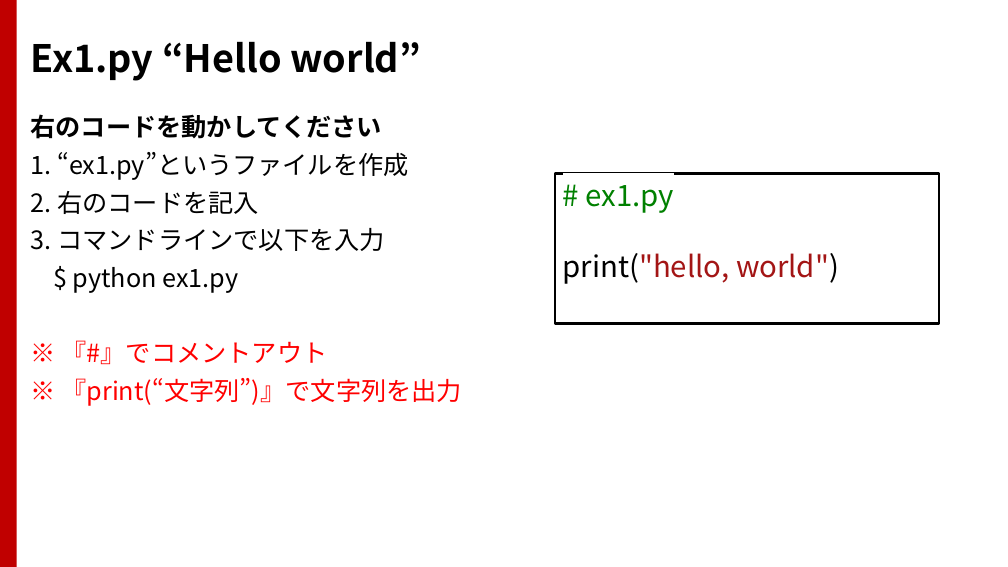
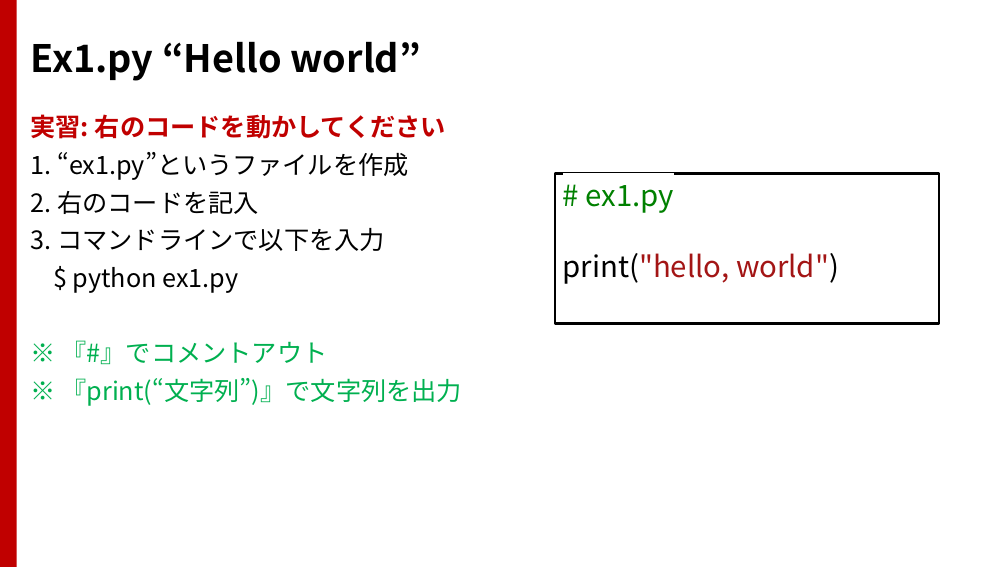
Before and after one commit to TakashiIjiri/TakashiIjiri.github.io, a slide deck: slide 10 of classes/dm2017/DigitalMedia2_13.pptx. Drawn at 1008x567 pixels with LibreOffice and Linux fonts; fonts in the diff are those of the drawing. Boxes give left, top, right and bottom in pixels: in the first picture for what was removed or moved away, otherwise in the second. Text is boxed around its words. In the diff, an @@ line names an element or a change of style, - is before the commit and + after.

```diff
--- a/classes/dm2017/DigitalMedia2_13.pptx
+++ b/classes/dm2017/DigitalMedia2_13.pptx
@@ text at box(31, 114, 446, 139): text changed; text colour #000000 to #C00000 @@
-右のコードを動かしてください
+実習: 右のコードを動かしてください
@@ text at box(61, 340, 462, 406): text colour #FF0000 to #00B050 in "※ 『#』でコメントアウト", "※ 『print(“文字列”)』で文字列を出力" @@
```
Also in this commit, not shown: 11 other slides changed, 2 other files.
